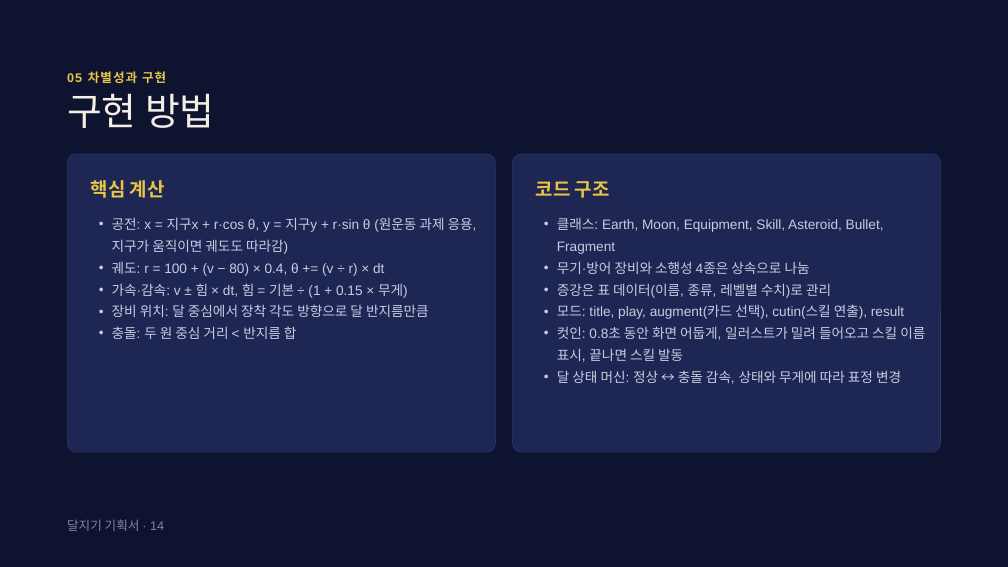
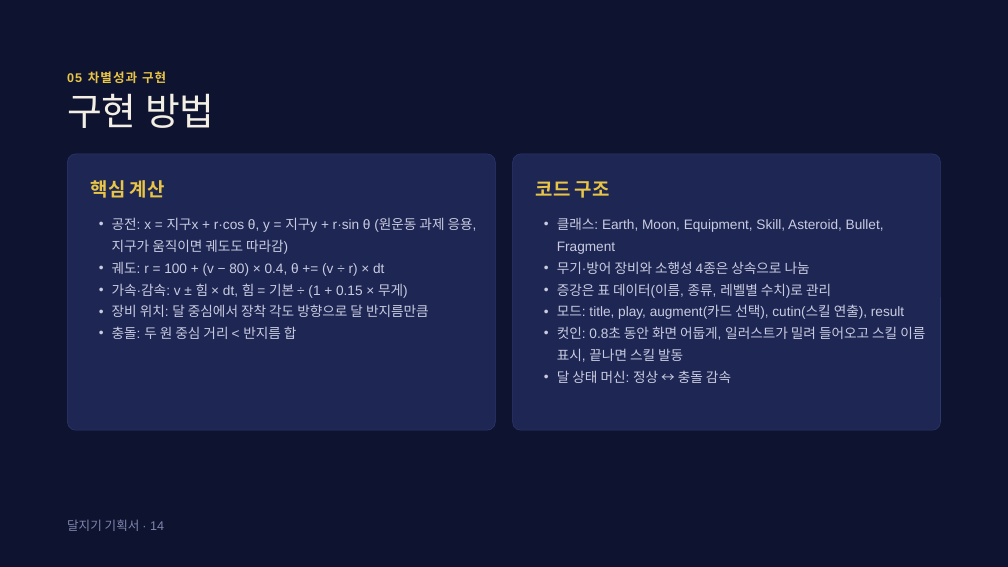
Before and after one commit to hyeonryeol/MoonKeeper, a slide deck: slide 14 of docs/달지기_기획서.pptx. Drawn at 1008x567 pixels with LibreOffice and Linux fonts; fonts in the diff are those of the drawing. Boxes give left, top, right and bottom in pixels: in the first picture for what was removed or moved away, otherwise in the second. Text is boxed around its words. In the diff, an @@ line names an element or a change of style, - is before the commit and + after.

```diff
--- a/docs/달지기_기획서.pptx
+++ b/docs/달지기_기획서.pptx
@@ rounded rectangle: place and size @@
-rounded rectangle at box(67, 154, 495, 452)
+rounded rectangle at box(67, 154, 495, 430)
@@ rounded rectangle at box(67, 154, 495, 430): proportions changed @@
@@ rounded rectangle at box(513, 154, 941, 430): proportions changed @@
@@ rounded rectangle: place and size @@
-rounded rectangle at box(513, 154, 941, 452)
+rounded rectangle at box(513, 154, 941, 430)
@@ text at box(557, 370, 731, 383): text changed @@
-• 달 상태 머신: 정상 ↔ 충돌 감속, 상태와 무게에 따라 표정 변경
+• 달 상태 머신: 정상 ↔ 충돌 감속
```
Also in this commit, not shown: 1 other slide changed, 5 other files.
